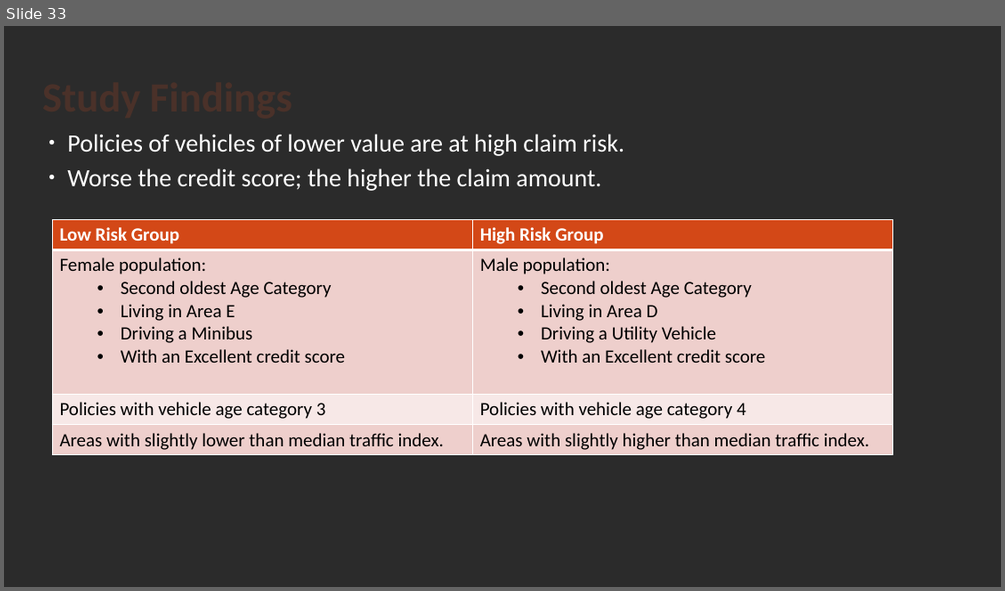
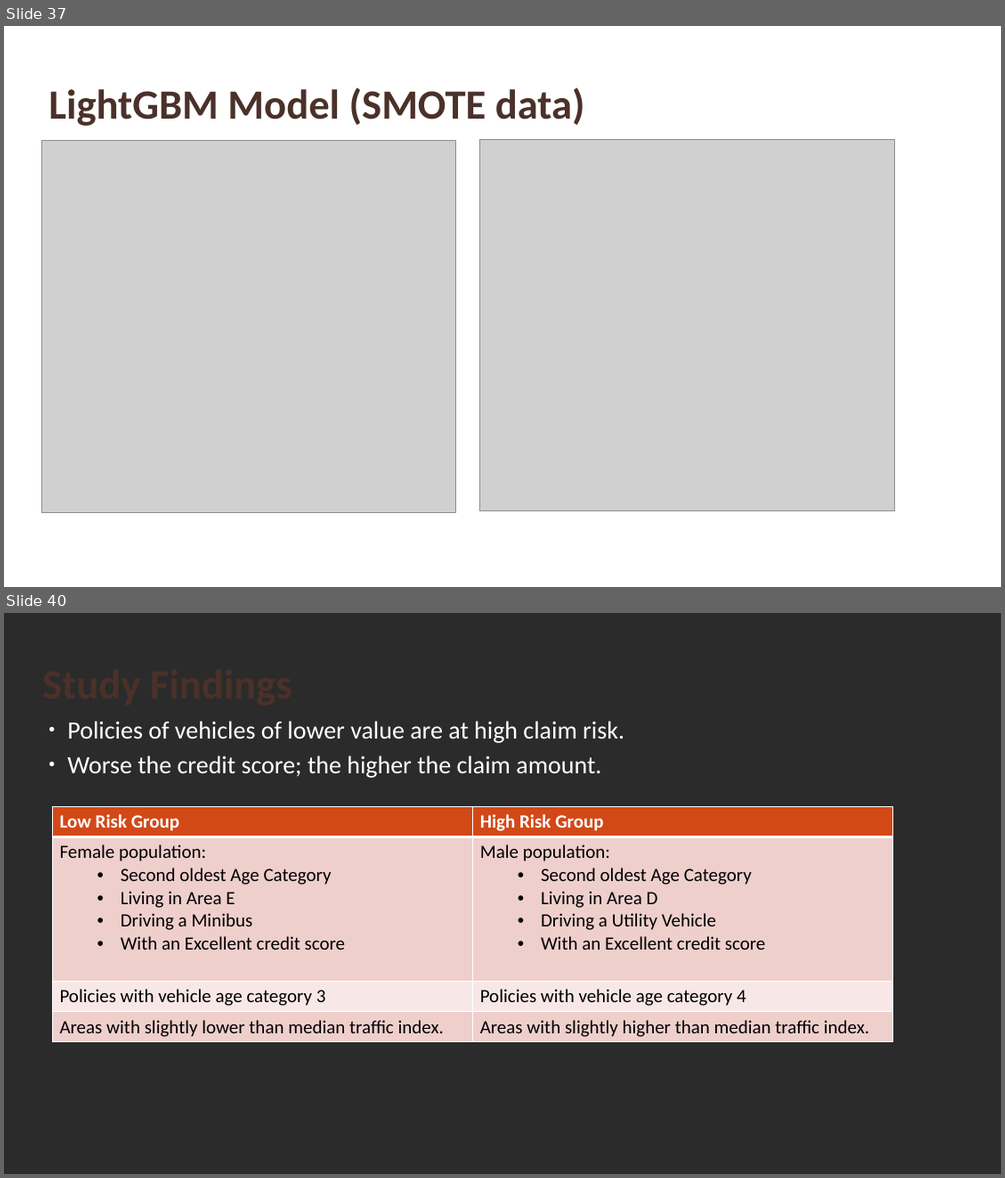
Before and after one commit to suhitasva/Auto_Insurance_Study, a slide deck: Insurance_Case_Study_Results_SVA.pptx. Shown one above the other, each under a label of ours: slide 33 before the commit, slides 37 and 40 after it; the slides between them are not shown. The pictures are 1005x591 and 1005x1178 pixels, drawn with LibreOffice and Linux fonts; fonts in the diff are those of the drawing; grey boxes stand for pictures; background and template pictures are left out; a plain dark background stands for a picture behind light text. Boxes give left, top, right and bottom in pixels: in the first picture for what was removed or moved away, otherwise in the second. Text is boxed around its words. In the diff, an @@ line names an element or a change of style, - is before the commit and + after.

Commit message:
Worked on Data Science Group Deck - Finished Presentation

```diff
--- a/Insurance_Case_Study_Results_SVA.pptx
+++ b/Insurance_Case_Study_Results_SVA.pptx
@@ slide 37 added at <box>4,26,1001,587</box>, background picture (left out) @@
@@ title added at <box>48,87,585,126</box>, 40 pt, text #4A3128, bold @@
+LightGBM Model (SMOTE data)
@@ picture added at <box>41,141,456,512</box> @@
@@ picture added at <box>479,139,895,510</box> @@
@@ what was slide 33 is now slide 40 @@
```
Also in this commit, not shown: 7 other slides added.
